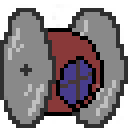
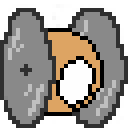
Layers edited between the first and the second 128x128 image:
painted on "Layer 7" over (x1=48, y1=32, x2=100, y2=112)
